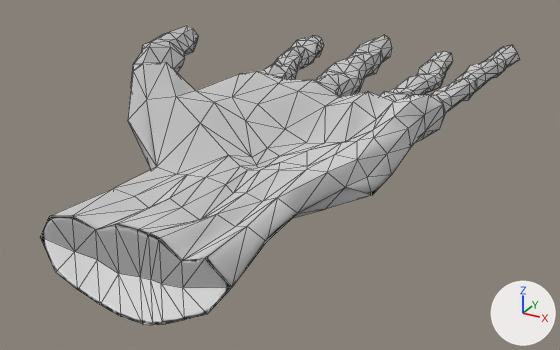
Two versions of the Blender file modeling/hand.blend, one commit apart.
Before and after are seen from a 50 mm lens placed at (0.661, -1.168, 0.517), pointed at (-0.026, 0.08, -0.107). The lights are fixed; the arrows at lower right show +X, +Y and +Z. The older version comes first. Mesh edges are drawn as thin lines.

The older version as bpy lines, for what is in view:
```python
mat_material = bpy.data.materials.new('Material')
mat_material.use_nodes = True; mat_material.node_tree.nodes.clear()
_N = mat_material.node_tree.nodes; _L = mat_material.node_tree.links
n0 = _N.new('ShaderNodeOutputMaterial'); n0.name = 'Material Output'
n1 = _N.new('ShaderNodeNormalMap'); n1.name = 'Normal Map'
n2 = _N.new('ShaderNodeTexImage'); n2.name = 'Image Texture'
n2.image = img_handnormal
n3 = _N.new('ShaderNodeBsdfDiffuse'); n3.name = 'Diffuse BSDF'
n3.inputs[1].default_value = 1.0  # 'Roughness'
_L.new(n3.outputs[0], n0.inputs[0])  # 'BSDF' to 'Surface'
_L.new(n1.outputs[0], n3.inputs[2])  # 'Normal' to 'Normal'
_L.new(n2.outputs[0], n1.inputs[1])  # 'Color' to 'Color'
me_hand_mesh = bpy.data.meshes.new('hand_mesh')
me_hand_mesh.from_pydata(...)  # 609 vertices, 1214 faces; spans x -0.396..0.313, y -0.487..0.754, z -0.088..0.121
me_hand_mesh.polygons.foreach_set('use_smooth', [True] * 1214)
me_hand_mesh.materials.append(mat_material)
ob_hand = bpy.data.objects.new('hand', me_hand_mesh)
ob_hand.location = (0.0, 0.0, 0.0)
```
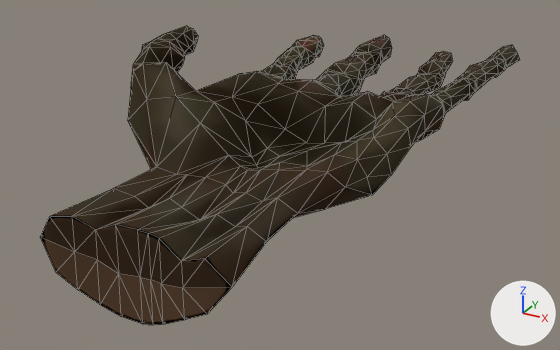
Where the change shows, as pixel boxes (x1, y1, x2, y2) in the pictures (560 x 350 px):
'hand', surface changed (grey to brown)
    both: (40, 26, 520, 325)

What changed in the scene script:
```text
Add img_handalbedo:
    img_handalbedo = load_image('handALBEDO', 'handALBEDO.png', 1024, 1024, 'sRGB')
Change mat_material:
    add n4 = _N.new('ShaderNodeTexImage'); n4.name = 'Image Texture.001'
    add n4.image = img_handalbedo
    where n3 = _N.new('ShaderNodeBsdfDiffuse'); n3.name = 'Diffuse BSDF'
    add _L.new(n4.outputs[0], n3.inputs[0])  # 'Color' to 'Color'
```
